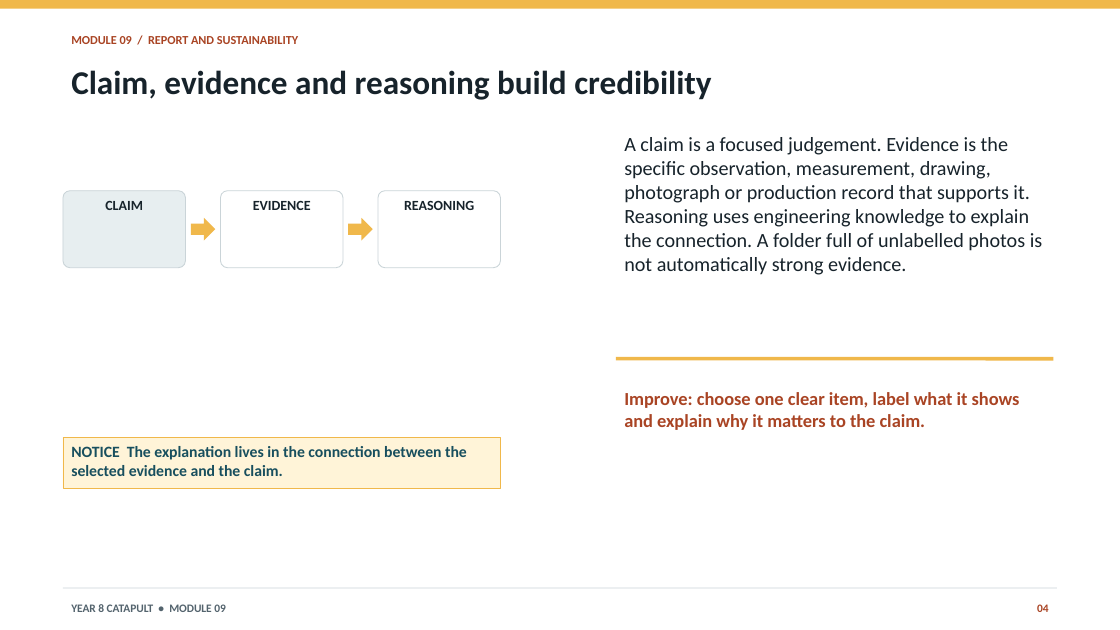
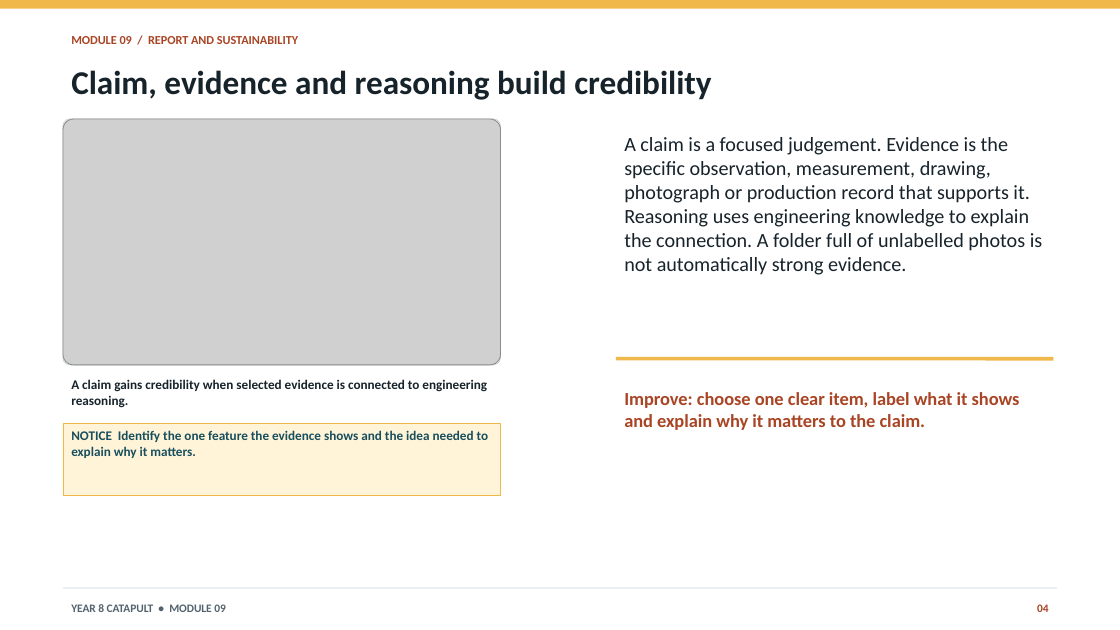
Before and after one commit to stevencowell/Year-8-Catapult, a slide deck: slide 4 of resources/presentations/module-09-report-sustainability.pptx. Drawn at 1120x630 pixels with LibreOffice and Linux fonts; fonts in the diff are those of the drawing; grey boxes stand for pictures. Boxes give left, top, right and bottom in pixels: in the first picture for what was removed or moved away, otherwise in the second. Text is boxed around its words. In the diff, an @@ line names an element or a change of style, - is before the commit and + after.

```diff
--- a/resources/presentations/module-09-report-sustainability.pptx
+++ b/resources/presentations/module-09-report-sustainability.pptx
@@ rounded rectangle added at [63,119,501,365], fill #FFFFFF, outline #CAD4D8 0.75 pt @@
@@ picture added at [63,119,501,365] @@
@@ rounded rectangle removed at [63,191,186,268] @@
-CLAIM
@@ rounded rectangle removed at [220,191,343,268] @@
-EVIDENCE
@@ rounded rectangle removed at [378,191,501,268] @@
-REASONING
@@ right arrow removed at [191,218,215,240] @@
@@ right arrow removed at [349,218,373,240] @@
@@ text added at [71,379,487,408], 11.2 pt, text #17232B, bold @@
+A claim gains credibility when selected evidence is connected to engineering reasoning.
@@ rectangle "NOTICE Identify the one feature ...": place and size @@
-rectangle "NOTICE Identify the one feature ..." at [63,438,501,488]
+rectangle "NOTICE Identify the one feature ..." at [63,423,501,495]
@@ text in rectangle at [71,430,489,458]: text changed; size 13.5 to 11.2 pt @@
-NOTICE The explanation lives in the connection between the selected evidence and the claim.
+NOTICE Identify the one feature the evidence shows and the idea needed to explain why it matters.
```
Also in this commit, not shown: 2 other slides changed, 48 other files.
